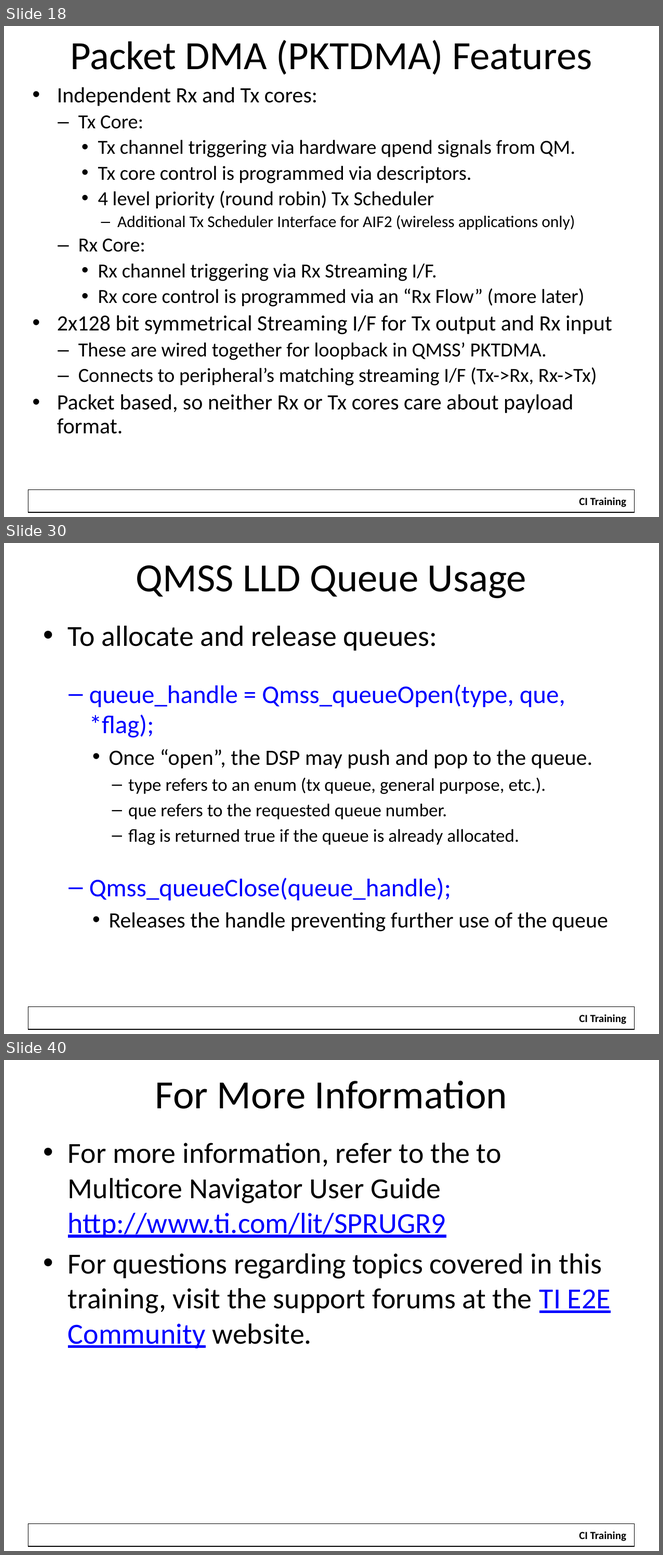
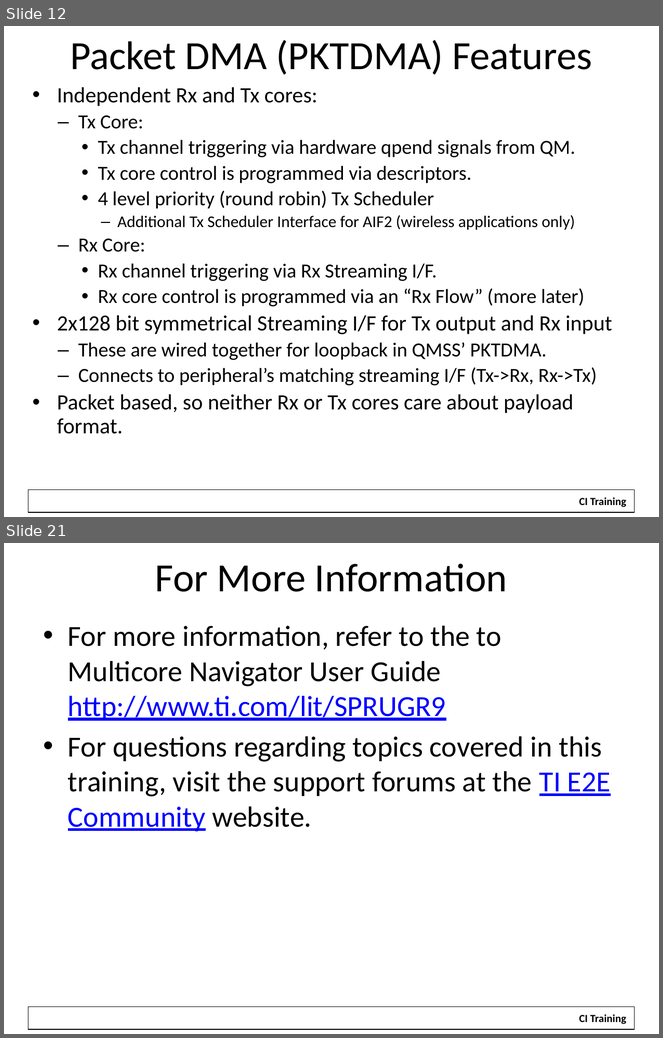
Before and after one commit to hari1989/keystone-workshop, a slide deck: slides/Intro to Multicore Navigator.pptx. Shown one above the other, each under a label of ours: slides 18, 30 and 40 before the commit, slides 12 and 21 after it; the slides between them are not shown. The pictures are 663x1555 and 663x1038 pixels, drawn with LibreOffice and Linux fonts; fonts in the diff are those of the drawing; background and template pictures are left out. Boxes give left, top, right and bottom in pixels: in the first picture for what was removed or moved away, otherwise in the second. Text is boxed around its words. In the diff, an @@ line names an element or a change of style, - is before the commit and + after.

```diff
--- a/slides/Intro to Multicore Navigator.pptx
+++ b/slides/Intro to Multicore Navigator.pptx
@@ slide 30 removed at (x1=4, y1=543, x2=659, y2=1034), background #FFFFFF; not listed: 2 template elements that a slide beside it also shows @@
@@ title removed at (x1=136, y1=565, x2=527, y2=599) @@
-QMSS LLD Queue Usage
@@ text removed at (x1=68, y1=626, x2=608, y2=932) @@
-• To allocate and release queues:
-  – queue_handle = Qmss_queueOpen(type, que, *flag);
-    • Once “open”, the DSP may push and pop to the queue.
-      – type refers to an enum (tx queue, general purpose, etc.).
-      – que refers to the requested queue number.
-      – flag is returned true if the queue is already allocated.
-  – Qmss_queueClose(queue_handle);
-    • Releases the handle preventing further use of the queue
@@ what was slide 18 is now slide 12 @@
@@ what was slide 40 is now slide 21 @@
```
Also in this commit, not shown: 5 slides changed, 12 slides added, 34 other slides removed, 24 other files.
